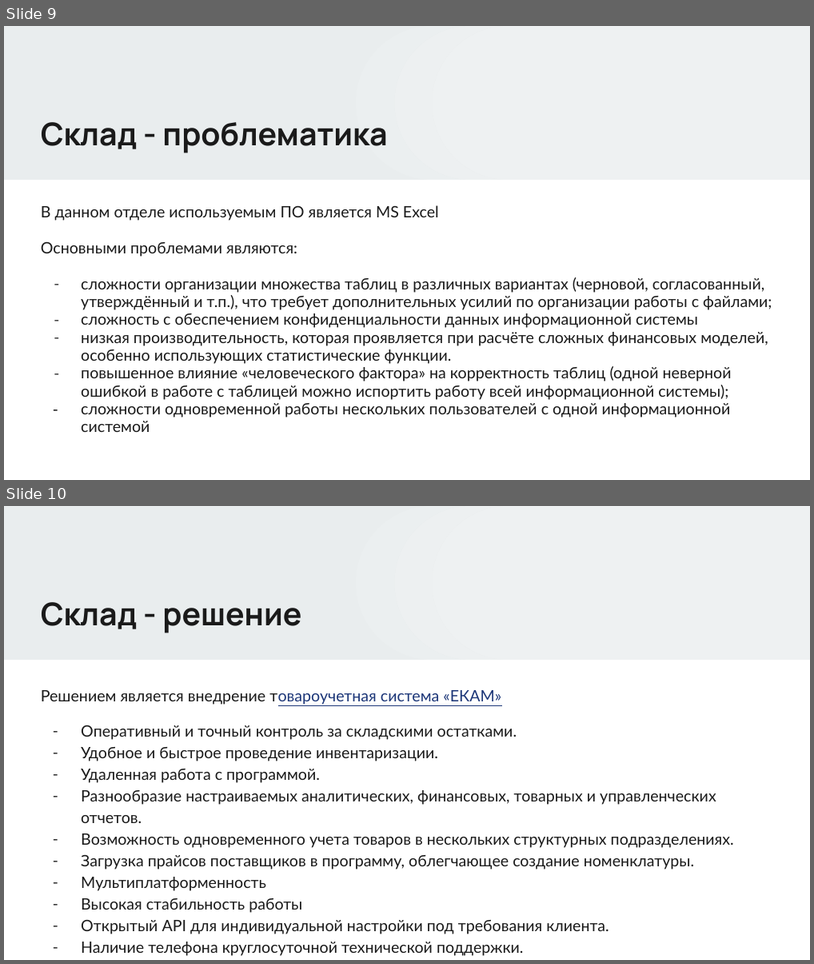
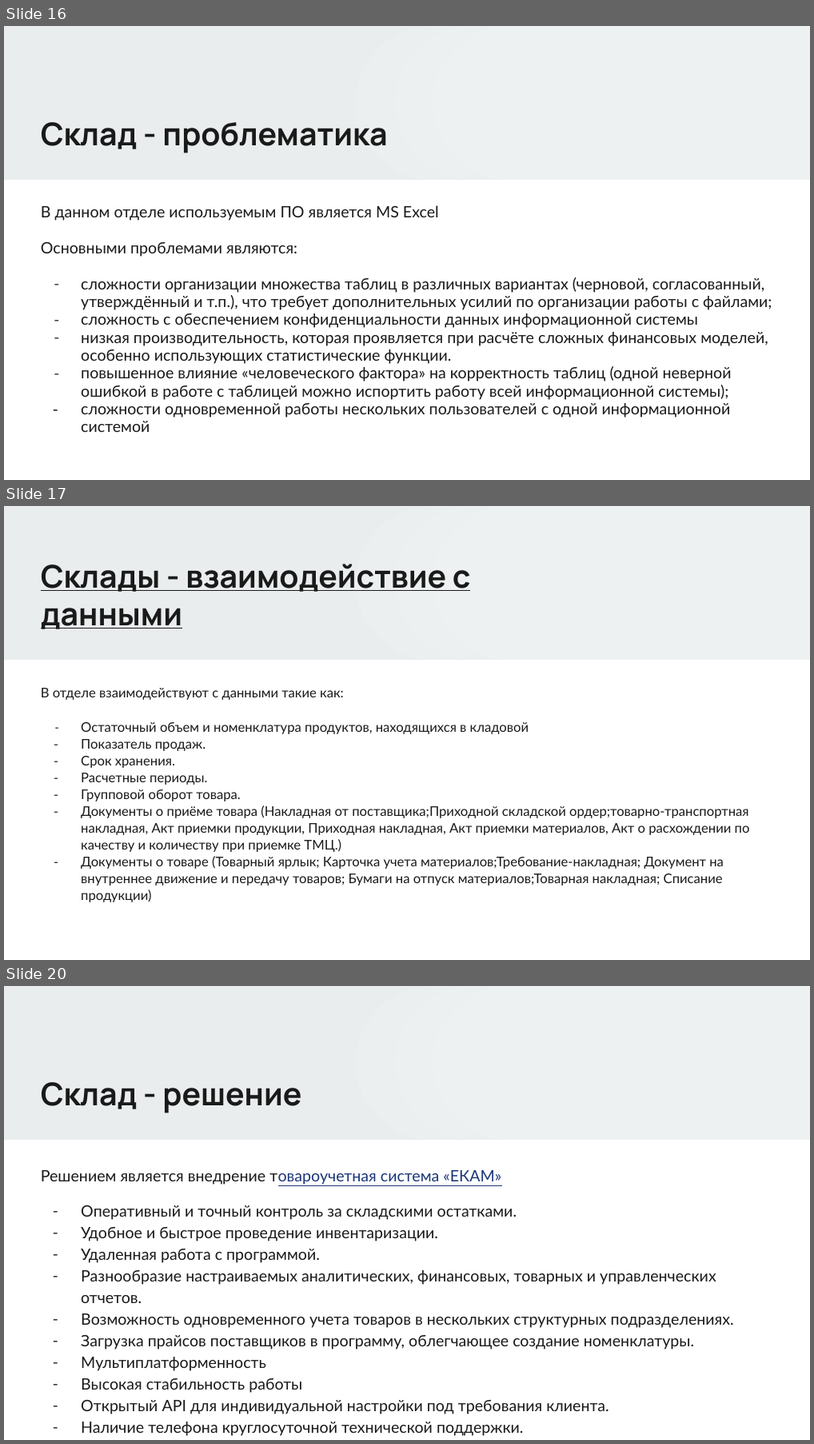
Before and after one commit to Kolonin-Gleb-Studying/SIT, a slide deck: Отчёт об эффективности СИТ студенты/София.pptx. Shown one above the other, each under a label of ours: slides 9 and 10 before the commit, slides 16, 17 and 20 after it; the slides between them are not shown. The pictures are 814x964 and 814x1444 pixels, drawn with LibreOffice and Linux fonts; fonts in the diff are those of the drawing. Boxes give left, top, right and bottom in pixels: in the first picture for what was removed or moved away, otherwise in the second. Text is boxed around its words. In the diff, an @@ line names an element or a change of style, - is before the commit and + after.

```diff
--- a/Отчёт об эффективности СИТ студенты/София.pptx
+++ b/Отчёт об эффективности СИТ студенты/София.pptx
@@ slide 17 added at (4, 506, 810, 960), background #FFFFFF; not listed: 8 template elements that a slide beside it also shows @@
@@ title added at (41, 564, 471, 629), 28 pt, text #1A1A1A, bold, underline @@
+Склады - взаимодействие с данными
@@ text added at (41, 688, 750, 902), 11.9 pt, text #1A1A1A @@
+В отделе взаимодействуют с данными такие как:
+– Остаточный объем и номенклатура продуктов, находящихся в кладовой
+– Показатель продаж.
+– Срок хранения.
+– Расчетные периоды.
+– Групповой оборот товара.
+– Документы о приёме товара (Накладная от поставщика;Приходной складской ордер;товарно-транспортная накладная, Акт приемки продукции, Приходная накладная, Акт приемки материалов, Акт о расхождении по качеству и количеству при приемке ТМЦ.)
+– Документы о товаре (Товарный ярлык; Карточка учета материалов;Требование-накладная; Документ на внутреннее движение и передачу товаров; Бумаги на отпуск материалов;Товарная накладная; Списание продукции)
@@ what was slide 9 is now slide 16 @@
@@ what was slide 10 is now slide 20 @@
```
Also in this commit, not shown: 4 slides changed, 22 other slides added, 1 slide removed, 3 other files.
